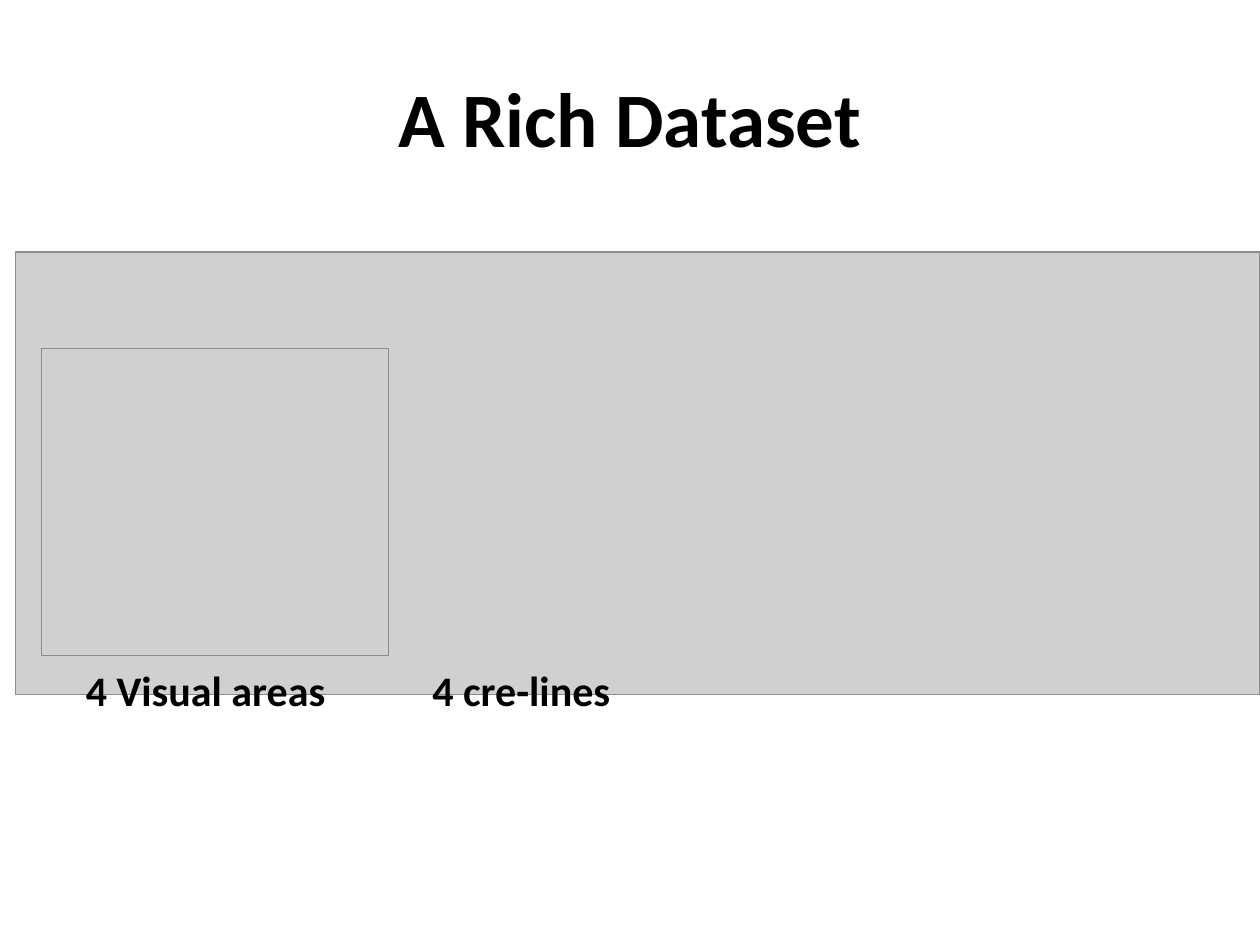
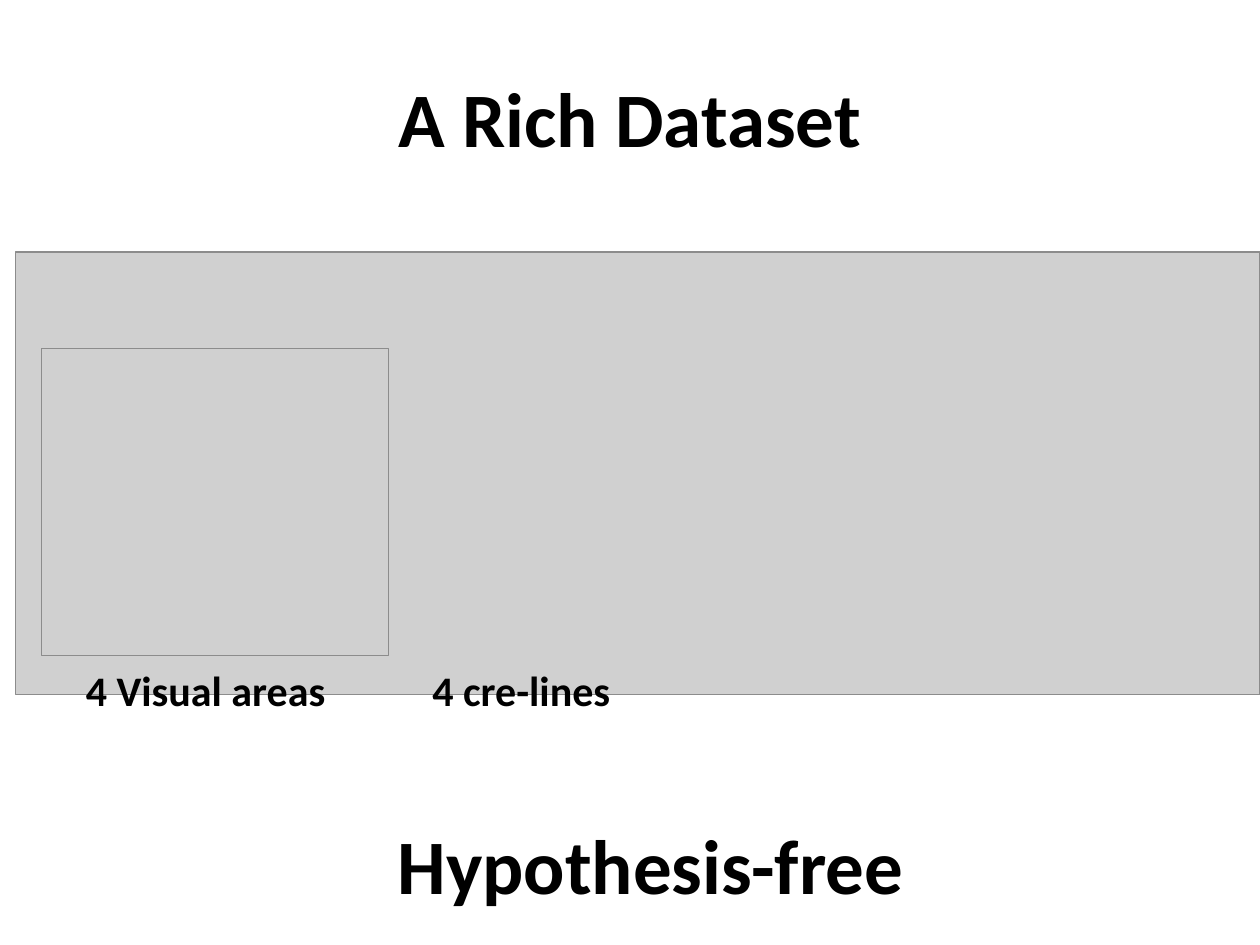
Before and after one commit to geffenlab/CNI-JC, a slide deck: slide 7 of Allen_Brain_Observatory_Dataset.pptx (slide 6 before the commit). Drawn at 1260x945 pixels with LibreOffice and Linux fonts; fonts in the diff are those of the drawing; grey boxes stand for pictures. Boxes give left, top, right and bottom in pixels: in the first picture for what was removed or moved away, otherwise in the second. Text is boxed around its words. In the diff, an @@ line names an element or a change of style, - is before the commit and + after.

```diff
--- a/Allen_Brain_Observatory_Dataset.pptx
+++ b/Allen_Brain_Observatory_Dataset.pptx
@@ text added at (398,840,904,906), 44 pt, text #000000, bold @@
+Hypothesis-free
```
Also in this commit, not shown: 1 other slide changed, 1 slide added.
